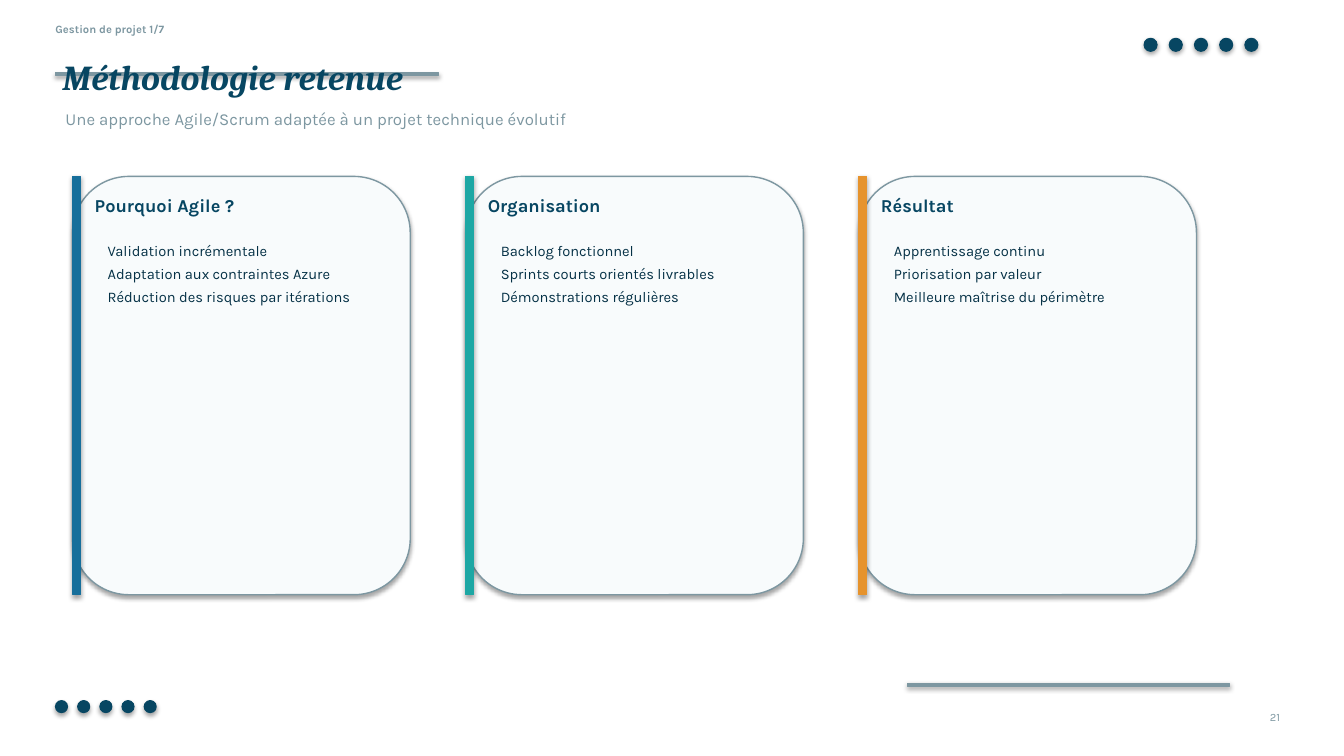
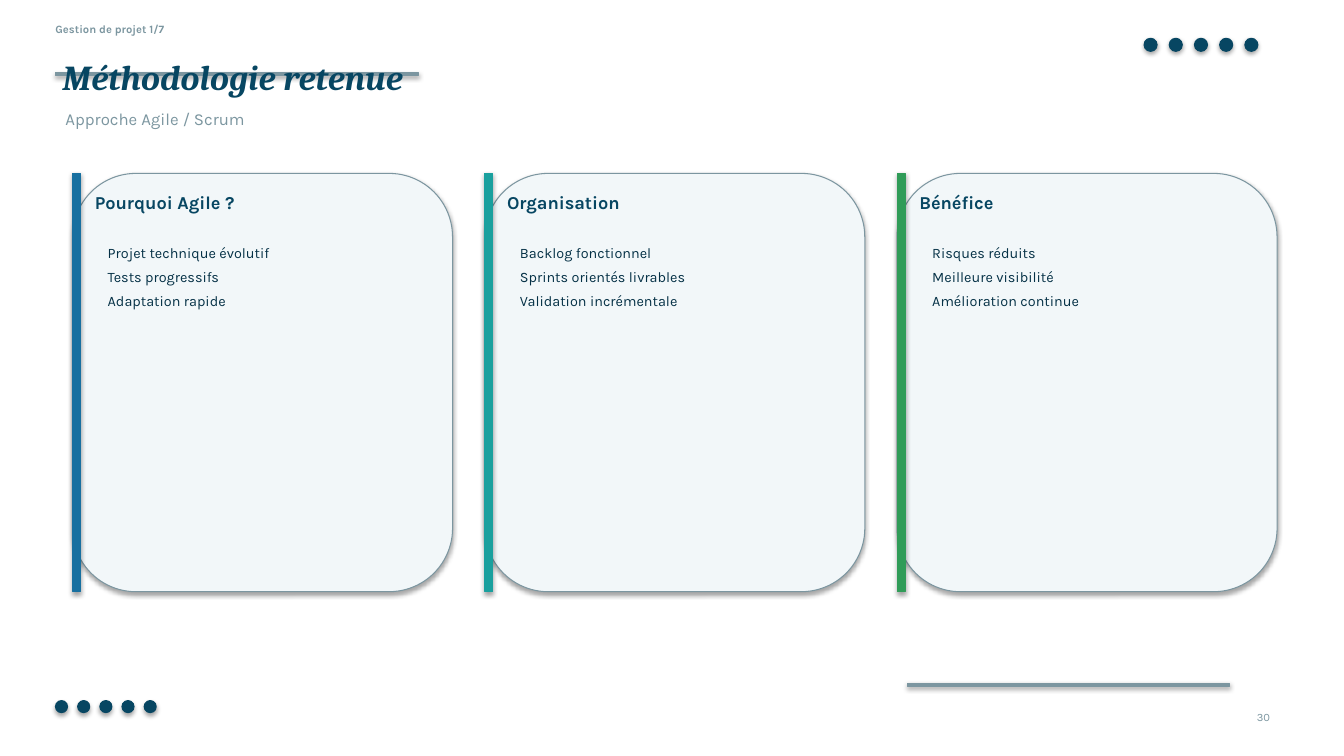
Before and after one commit to slayqueearikma-beep/test, a slide deck: slide 30 of presentation/AITDR_completed_after_slide_13.pptx (slide 21 before the commit). Drawn at 1344x756 pixels with LibreOffice and Linux fonts; fonts in the diff are those of the drawing. Boxes give left, top, right and bottom in pixels: in the first picture for what was removed or moved away, otherwise in the second. Text is boxed around its words. In the diff, an @@ line names an element or a change of style, - is before the commit and + after.

```diff
--- a/presentation/AITDR_completed_after_slide_13.pptx
+++ b/presentation/AITDR_completed_after_slide_13.pptx
@@ rectangle resized from (x1=55, y1=73, x2=439, y2=76) to (x1=55, y1=73, x2=418, y2=76) @@
@@ rectangle at (x1=55, y1=73, x2=418, y2=76): fill #7D97A1 to #7C96A0; outline #7D97A1 0.75 pt to #7C96A0 0.75 pt @@
@@ text at (x1=65, y1=113, x2=245, y2=129): text changed; text colour #7D97A1 to #7C96A0 @@
-Une approche Agile/Scrum adaptée à un projet technique évolutif
+Approche Agile / Scrum
@@ rectangle at (x1=73, y1=173, x2=81, y2=592): fill #176F9B to #1870A0; outline #176F9B 0.75 pt to #1870A0 0.75 pt @@
@@ rounded rectangle resized from (x1=73, y1=176, x2=410, y2=595) to (x1=73, y1=173, x2=453, y2=592) @@
@@ rectangle moved from (x1=466, y1=176, x2=474, y2=595) to (x1=485, y1=173, x2=493, y2=592) @@
@@ rectangle at (x1=485, y1=173, x2=493, y2=592): fill #1DA7A4 to #1AA09E; outline #1DA7A4 0.75 pt to #1AA09E 0.75 pt @@
@@ rounded rectangle resized from (x1=466, y1=176, x2=804, y2=595) to (x1=485, y1=173, x2=865, y2=592) @@
@@ fill #F8FBFC to #F2F7F9; outline #7D97A1 1 pt to #7C96A0 0.75 pt in 3 elements at (x1=73, y1=173, x2=453, y2=592), (x1=485, y1=173, x2=865, y2=592), (x1=897, y1=173, x2=1277, y2=592) @@
@@ rectangle moved from (x1=859, y1=176, x2=867, y2=595) to (x1=897, y1=173, x2=905, y2=592) @@
@@ rectangle at (x1=897, y1=173, x2=905, y2=592): fill #E6932D to #309C58; outline #E6932D 0.75 pt to #309C58 0.75 pt @@
@@ rounded rectangle resized from (x1=859, y1=176, x2=1197, y2=595) to (x1=897, y1=173, x2=1277, y2=592) @@
@@ text "Organisation" moved from (x1=488, y1=199, x2=601, y2=217) to (x1=507, y1=196, x2=620, y2=214) @@
@@ text at (x1=919, y1=195, x2=993, y2=210): text changed @@
-Résultat
+Bénéfice
@@ text "Backlog fonctionnel" moved from (x1=501, y1=246, x2=714, y2=306) to (x1=520, y1=248, x2=685, y2=306) @@
@@ text at (x1=108, y1=247, x2=269, y2=310): text changed; size 10.5 to 10.3 pt @@
-Validation incrémentale
-Adaptation aux contraintes Azure
-Réduction des risques par itérations
+Projet technique évolutif
+Tests progressifs
+Adaptation rapide
@@ text at (x1=520, y1=248, x2=651, y2=262): size 10.5 to 10.3 pt in "Backlog fonctionnel"; more space between paragraphs @@
@@ text at (x1=932, y1=247, x2=1079, y2=306): text changed; size 10.5 to 10.3 pt @@
-Apprentissage continu
-Priorisation par valeur
-Meilleure maîtrise du périmètre
+Risques réduits
+Meilleure visibilité
+Amélioration continue
@@ text at (x1=520, y1=271, x2=685, y2=306): text changed; size 10.5 to 10.3 pt @@
-Sprints courts orientés livrables
-Démonstrations régulières
+Sprints orientés livrables
+Validation incrémentale
@@ text at (x1=1257, y1=714, x2=1270, y2=721): text changed; text colour #7D97A1 to #7C96A0 @@
-21
+30
```
Also in this commit, not shown: 12 other slides changed, 25 slides added, 14 slides removed.
